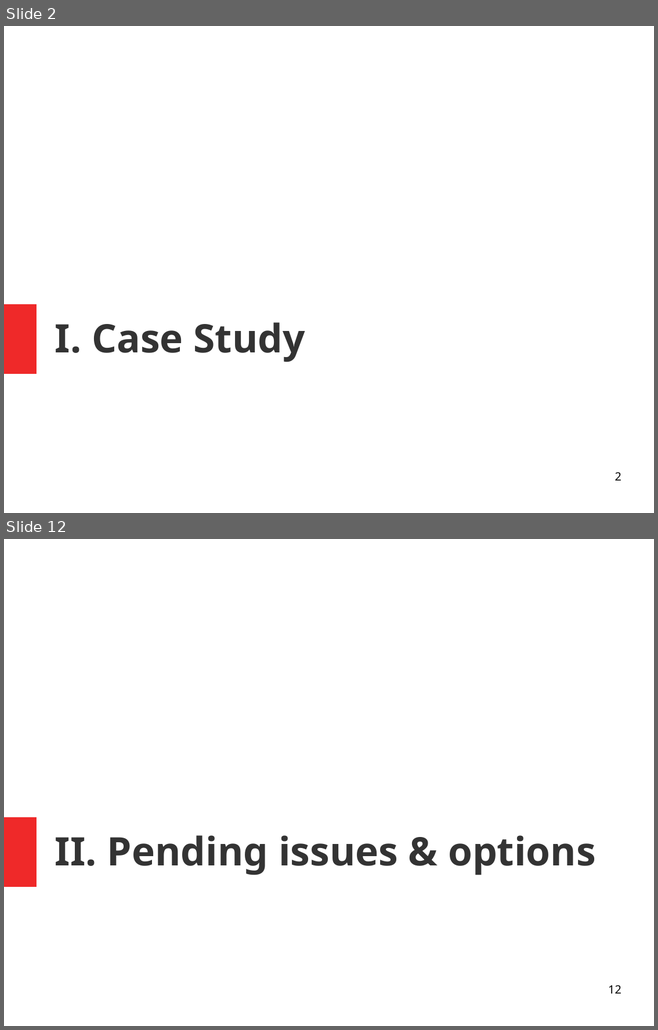
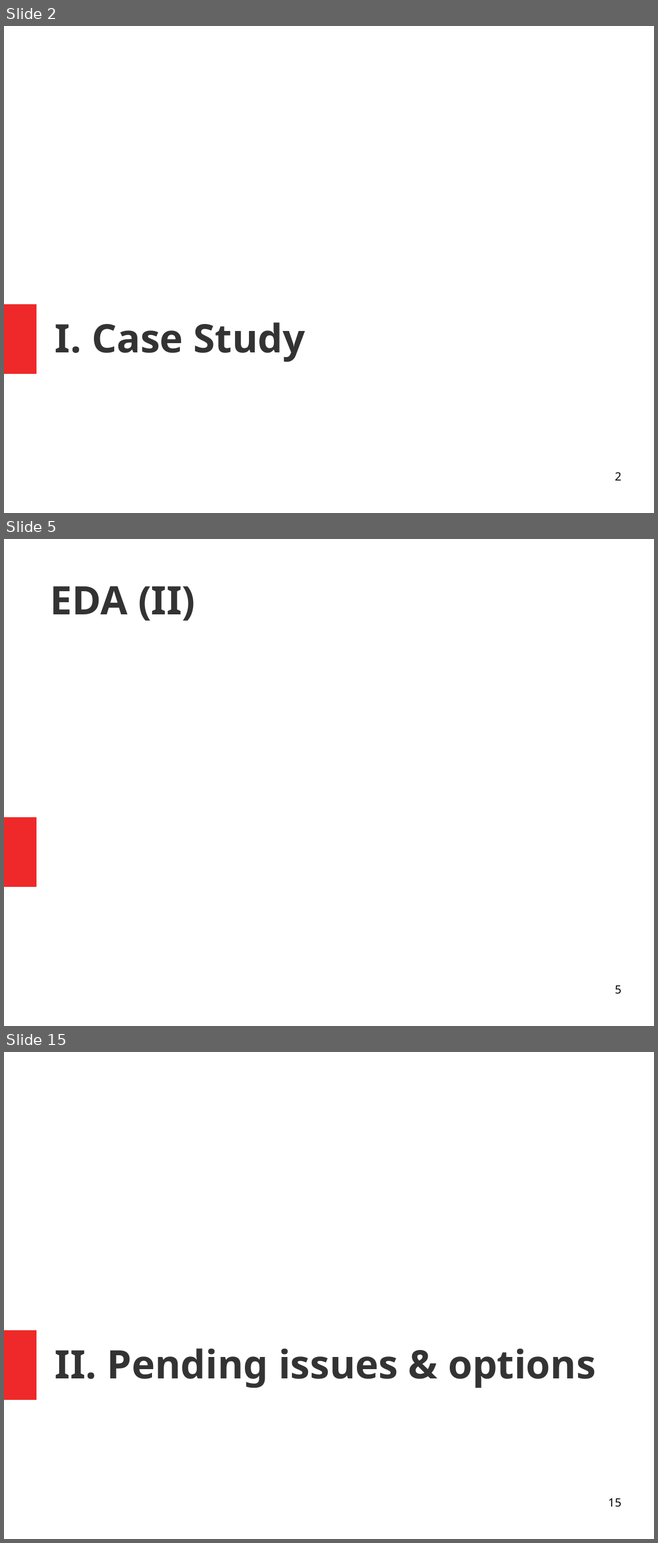
Before and after one commit to isabelpuche/Marketing_Analytics, a slide deck: ppt_100421.odp. Shown one above the other, each under a label of ours: slides 2 and 12 before the commit, slides 2, 5 and 15 after it; the slides between them are not shown. The pictures are 658x1030 and 658x1543 pixels, drawn with LibreOffice and Linux fonts; fonts in the diff are those of the drawing; background and template pictures are left out. Boxes give left, top, right and bottom in pixels: in the first picture for what was removed or moved away, otherwise in the second. Text is boxed around its words. In the diff, an @@ line names an element or a change of style, - is before the commit and + after.

```diff
--- a/ppt_100421.odp
+++ b/ppt_100421.odp
@@ slide 5 added at box(4, 539, 654, 1026), background picture (left out); not listed: 1 template element that a slide beside it also shows @@
@@ title added at box(50, 586, 195, 621), 48 pt, text #333333, bold @@
+EDA (II)
@@ page number added at box(615, 986, 621, 994), 14 pt, text #000000 @@
+5
@@ what was slide 12 is now slide 15 @@
@@ page number at box(608, 1499, 621, 1507): text changed @@
-12
+15
```
Also in this commit, not shown: 2 slides changed, 10 other slides added, 10 slides removed, 3 other files.
